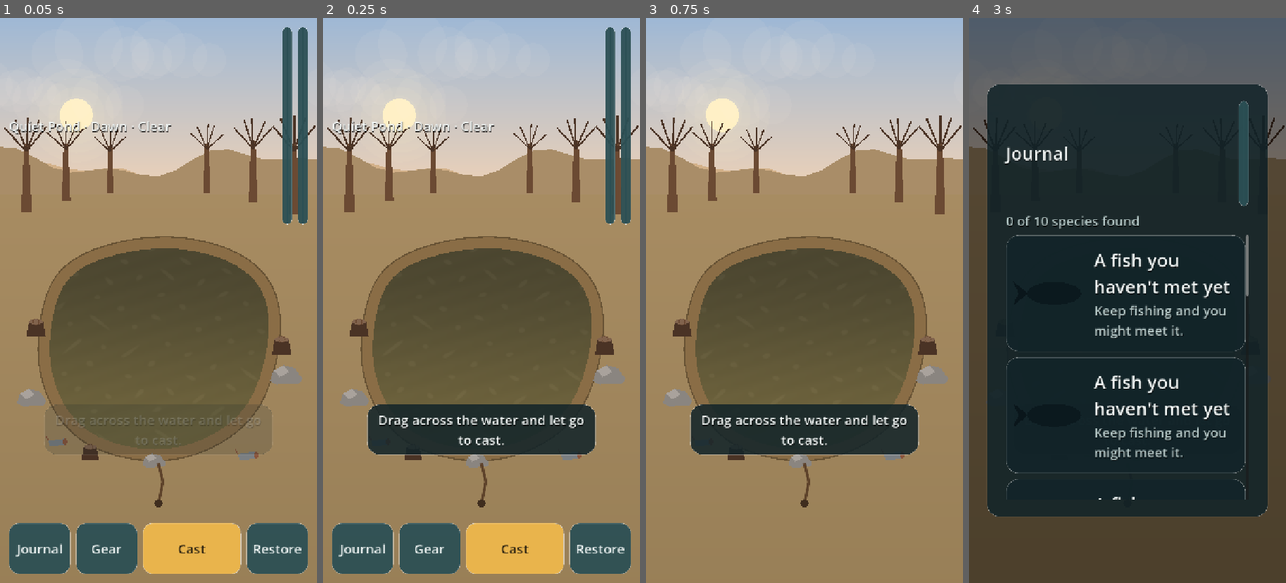
Above: before the commit, frames 1-4 (left to right).
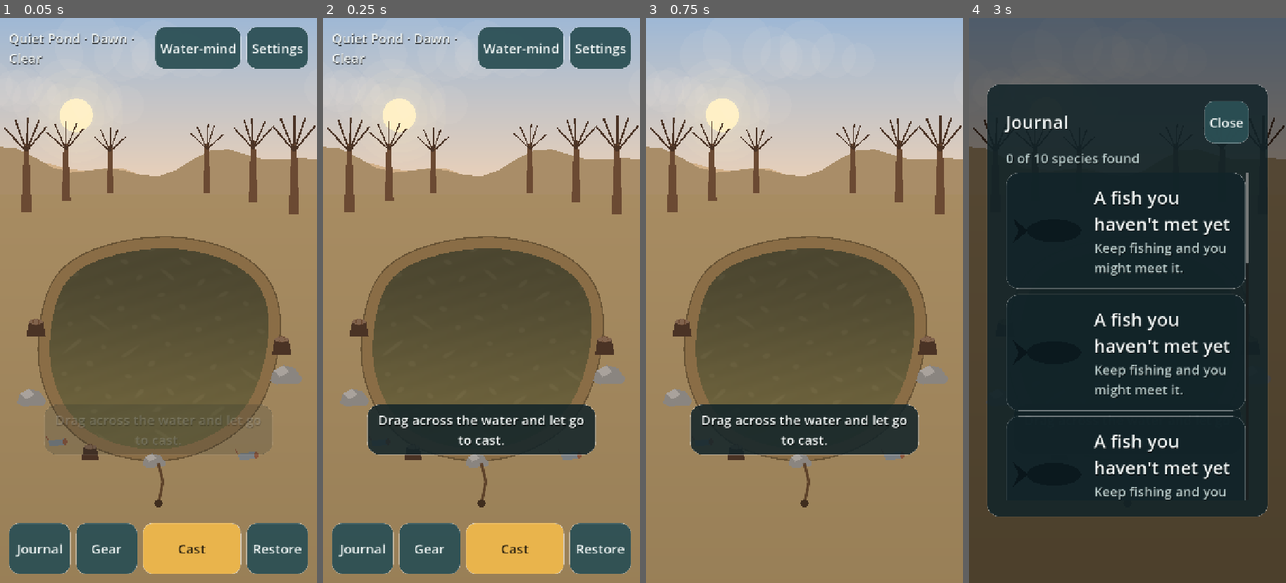
Above: after the commit, the same moments.

Repository: jeiel85/ripple-garden
Game: Godot game, scene res://world/game_root.tscn
The game is run twice, just before and just after one commit, with the same random seed, the same clock (stepped at 60 frames per second) and the same inputs.
Inputs (mouse positions are in pixels of both pictures, inside the frame that each line leads up to):
- Up to frame 1 (0.05 s): no input
- Up to frame 2 (0.25 s): no input
- Up to frame 3 (0.75 s): click "Water-mind" at 0.5 s
- Up to frame 4 (3 s): tap Enter at 1.25 s; drag from (1127, 300) to (1159, 176) at 1.27 s; click "Leave water-mind" at 2 s; click "Journal" at 2.75 s

The runs differ from the first frame. In frame 1, 5.5% of the frame differs, in the area x 2-98%, y 1-37%; in frame 2, 5.5%; in frame 3, nothing differs; in frame 4, 9.6%, in the area x 10-89%, y 14-86%.

Commit message:
fix(ui,world): 상단 버튼 압착 방지, 물 밖 서식지 판정/생성 수정, 지연 포커스 오류
- UiKit.button 줄바꿈은 필요한 곳(장비 목록·하단 바)에만. 상단 버튼은 최소 폭 96px(터치 가이드)
- HabitatMap.habitat_at/random_point가 물 안(연못 윤곽)일 때만 서식지로 판정 — 존이 윤곽을 넘는 가장자리에서 물고기가 물 밖에 생성되거나 둑에 던져도 서식지로 처리되던 결함
- InspectPanel 지연 포커스를 트리 내 확인 후 실행
- HUD 레이아웃(ko/en)과 물 밖 지점 회귀 테스트

Co-Authored-By: Claude Sonnet 5.5 <noreply@anthropic.com>

Diff:
--- a/godot/tests/unit/test_game_root.gd
+++ b/godot/tests/unit/test_game_root.gd
@@ -295,3 +295,24 @@
 	assert_eq(root.fishing.state, FishingController.State.INSPECT)
 	assert_eq(root.ui.current_panel(), root.ui.inspect_panel)
 	_stop(root)
+
+func test_the_hud_lays_out_without_squashed_buttons_in_korean_and_english() -> void:
+	var previous := TranslationServer.get_locale()
+	for locale in ["ko", "en"]:
+		TranslationServer.set_locale(locale)
+		var root := _start()
+		await tree.process_frame
+		await tree.process_frame
+		var hud: Hud = root.ui.hud
+		var screen_width: float = tree.root.get_visible_rect().size.x
+		for button in [hud.journal_button, hud.gear_button, hud.restore_button, hud.settings_button, hud.water_mind_button, hud.cta_button]:
+			assert_true(button.size.x >= UiTheme.TOUCH_MIN_PX - 1.0, "%s (%s) is only %.0f px wide" % [button.text, locale, button.size.x])
+			assert_true(button.size.y >= UiTheme.TOUCH_MIN_PX - 1.0, "%s (%s) is only %.0f px tall" % [button.text, locale, button.size.y])
+			assert_true(button.get_global_rect().end.x <= screen_width + 1.0, "%s (%s) runs off the right edge" % [button.text, locale])
+		assert_true(hud.status_label.get_global_rect().end.x <= hud.water_mind_button.get_global_rect().position.x + 1.0,
+			"the status text must stay left of the buttons (%s)" % locale)
+		# Single-line buttons must not be wrapped letter by letter.
+		for button in [hud.journal_button, hud.settings_button, hud.water_mind_button]:
+			assert_true(button.size.y < UiTheme.TOUCH_MIN_PX * 1.8, "%s (%s) wraps into a tall pill" % [button.text, locale])
+		_stop(root)
+	TranslationServer.set_locale(previous)
--- a/godot/tests/unit/test_habitat_map.gd
+++ b/godot/tests/unit/test_habitat_map.gd
@@ -122,3 +122,19 @@
 		var palette_changed: bool = layout["levels"][level] != layout["levels"][level - 1]
 		assert_true(added + removed + animals_added > 0 or palette_changed, "level %d changes nothing visible" % level)
 	assert_true(visible_by_level[cap] > visible_by_level[0], "a restored pond should be fuller than a barren one")
+
+func test_a_zone_poking_past_the_pond_does_not_make_the_bank_a_habitat() -> void:
+	var map := _map()
+	# (115, 668) lies inside the left vegetation zone's polygon but just outside the pond outline.
+	assert_false(map.is_water(Vector2(115, 668)))
+	assert_eq(map.habitat_at(Vector2(115, 668)), "", "the bank must not count as fishable water")
+	_free_zones()
+
+func test_random_points_are_always_on_the_water() -> void:
+	var map := _map()
+	var rng := RandomNumberGenerator.new()
+	for seed_value in 40:
+		rng.seed = seed_value
+		for habitat in ContentDB.get_region(REGION)["habitats"]:
+			assert_true(map.is_water(map.random_point([habitat], rng)), "%s point off the water (seed %d)" % [habitat, seed_value])
+	_free_zones()
--- a/godot/ui/gear_panel.gd
+++ b/godot/ui/gear_panel.gd
@@ -46,7 +46,7 @@
 			label = "%s\n%s" % [label, tr("ui.gear.rod_stats") % [roundi(float(def["range"]) * 100.0), float(def["bite_speed"])]]
 		if equipped:
 			label = tr("ui.gear.item_equipped") % label  # the state is also in the text, never colour alone
-		var button := UiKit.button(label, func() -> void: _equip(item_id, is_rod), equipped)
+		var button := UiKit.button(label, func() -> void: _equip(item_id, is_rod), equipped, UiTheme.TOUCH_MIN_PX, true)
 		button.alignment = HORIZONTAL_ALIGNMENT_LEFT
 		box.add_child(button)
 
--- a/godot/ui/hud.gd
+++ b/godot/ui/hud.gd
@@ -140,6 +140,9 @@
 	bottom_bar.add_theme_constant_override("margin_bottom", 20 + int(bottom_inset))
 	for button in [journal_button, gear_button, restore_button, settings_button, water_mind_button]:
 		button.custom_minimum_size.y = touch_min
+	# The top buttons never wrap, so they get a real minimum width (the 48 dp target) next to the status text.
+	for button in [settings_button, water_mind_button]:
+		button.custom_minimum_size.x = touch_min
 	cta_button.custom_minimum_size.y = touch_min * 1.2
 
 # --- idle fade ---
--- a/godot/ui/inspect_panel.gd
+++ b/godot/ui/inspect_panel.gd
@@ -32,6 +32,11 @@
 		box.add_child(node)
 	add_child(UiKit.margin(box, 26))
 
+func _focus_release() -> void:
+	# Deferred: by then the panel may already have been closed again.
+	if _release.is_inside_tree():
+		_release.grab_focus()
+
 ## `pending` is the pending-catch info: fish_id, size_cm, first_discovery.
 func show_catch(pending: Dictionary) -> void:
 	var fish_id: String = pending["fish_id"]
@@ -46,4 +51,4 @@
 	_size.text = tr("ui.inspect.size") % float(pending["size_cm"])
 	var record := GameState.get_collection_record(fish_id)
 	_meetings.text = tr("ui.inspect.encounters") % int(record["encounters"])
-	_release.grab_focus.call_deferred()
+	_focus_release.call_deferred()
--- a/godot/ui/ui_kit.gd
+++ b/godot/ui/ui_kit.gd
@@ -14,12 +14,16 @@
 		node.theme_type_variation = variation
 	return node
 
-static func button(text: String, callback: Callable, primary: bool = false, min_height: float = UiTheme.TOUCH_MIN_PX) -> Button:
+## `wrap` lets long text break onto lines. Leave it off for buttons that share a row with something
+## that expands: a wrapping button has no minimum width, so the neighbour would squash it flat.
+static func button(text: String, callback: Callable, primary: bool = false, min_height: float = UiTheme.TOUCH_MIN_PX,
+		wrap: bool = false) -> Button:
 	var node := Button.new()
 	node.text = text
 	node.custom_minimum_size = Vector2(0, min_height)
 	node.focus_mode = Control.FOCUS_ALL
-	node.autowrap_mode = TextServer.AUTOWRAP_WORD_SMART  # long text (other languages, large text) wraps, never widens its screen
+	if wrap:
+		node.autowrap_mode = TextServer.AUTOWRAP_WORD_SMART
 	if primary:
 		node.theme_type_variation = "PrimaryButton"
 	node.pressed.connect(callback)
--- a/godot/world/habitat_map.gd
+++ b/godot/world/habitat_map.gd
@@ -12,8 +12,11 @@
 	pond = pond_polygon
 	_zones = zones
 
-## Habitat tag at `point`, or "" when the point is not on a habitat (land, outside the pond).
+## Habitat tag at `point`, or "" when the point is not on a habitat (land, outside the pond). Zones may
+## poke slightly past the pond outline, so a point must be on the water as well as inside a zone.
 func habitat_at(point: Vector2) -> String:
+	if not is_water(point):
+		return ""
 	for i in range(_zones.size() - 1, -1, -1):
 		if _zones[i].contains_point(point):
 			return _zones[i].habitat_tag
@@ -44,7 +47,7 @@
 				break
 		var bounds := _bounds(chosen.polygon)
 		var point := Vector2(rng.randf_range(bounds.position.x, bounds.end.x), rng.randf_range(bounds.position.y, bounds.end.y))
-		if chosen.contains_point(point) and habitat_at(point) in habitats:
+		if habitat_at(point) in habitats:  # on the water and in a zone of this habitat
 			return point
 	return candidates[0].polygon[0].lerp(_bounds(candidates[0].polygon).get_center(), 0.5)
 
